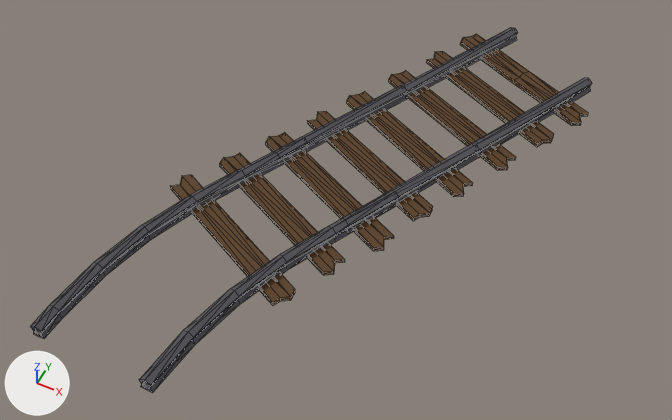
A saved change to the FBX model Game Jam/Assets/Art Assets/Jordan/SM_TrackMerge.fbx.
Rendered twice from a 50 mm lens placed at (0.798, -0.79, 1.431), pointed at (0.224, 0.358, -0.004). The lights are fixed; the arrows at lower left show +X, +Y and +Z. Mesh edges are drawn as thin lines. Where no turn or scale is listed for an object, it has been applied to the vertices. Vertices at the same position are counted once.

Before the edit, the objects in view are built like this:
```python
me_mesh = bpy.data.meshes.new('Mesh')
me_mesh.from_pydata(...)  # 324 vertices, 592 faces; spans x -0.602..0.136, y -1.176..0.056, z -0.01..0.026
me_mesh.materials.append(mat_m_assettexture)  # picture img_t_colourpallete_tga
ob_sm_trackmerge = bpy.data.objects.new('SM_TrackMerge', me_mesh)
ob_sm_trackmerge.location = (0.47, 1.001, 0.01)
```
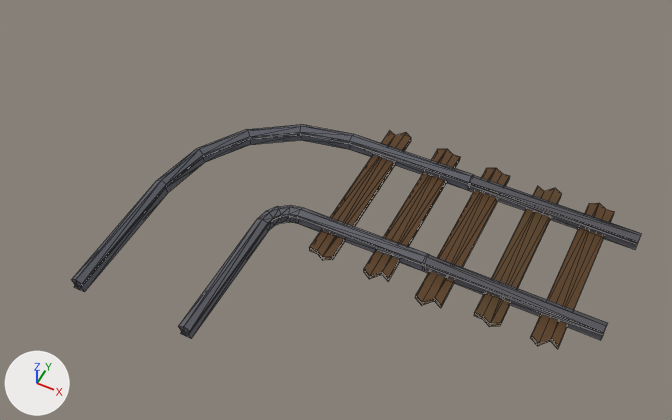
Commit message: Jordan - Changed style of track merge

Boxes (x1, y1, x2, y2) around the edits, measured in the pictures (672 x 420 px; the box of a moved part takes in the faces that stretch with it):
'SM_TrackMerge', reshaped, moved (38% shorter): before (30, 27, 592, 393); after (71, 124, 641, 349)
part 1 of me_mesh, moved or reshaped: before (426, 51, 554, 147); after (531, 203, 614, 349)
part 2 of me_mesh, moved or reshaped: before (266, 132, 394, 251); after (416, 168, 510, 308)
part 3 of me_mesh, moved or reshaped: before (389, 71, 516, 171); after (474, 186, 562, 327)
part 4 of me_mesh, moved or reshaped: before (473, 78, 592, 158); after (424, 254, 607, 340)
part 5 of me_mesh, moved or reshaped: before (220, 153, 345, 275); after (364, 149, 460, 281)
part 6 of me_mesh, moved or reshaped: before (170, 175, 295, 305); after (309, 131, 411, 260)
part 7 of me_mesh, moved or reshaped: before (402, 27, 518, 99); after (468, 175, 641, 250)
part 8 of me_mesh, added: after (71, 124, 472, 292)
part 9 of me_mesh, added: after (179, 205, 428, 339)
part 10 of me_mesh, deleted: before (30, 138, 308, 339)
part 11 of me_mesh, deleted: before (139, 191, 399, 393)
part 12 of me_mesh, deleted (brown): before (307, 111, 433, 221)
part 13 of me_mesh, deleted: before (273, 34, 588, 220)

The change, as a diff of the scene's bpy script:
```diff
--- a/Game Jam/Assets/Art Assets/Jordan/SM_TrackMerge.fbx.py
+++ b/Game Jam/Assets/Art Assets/Jordan/SM_TrackMerge.fbx.py
@@ me_mesh @@
 # used by ob_sm_trackmerge; location = (0.47, 1.001, 0.01)
-me_mesh.from_pydata(...)  # 324 vertices, 592 faces; spans x -0.602..0.136, y -1.176..0.056, z -0.01..0.026
+me_mesh.from_pydata(...)  # 232 vertices, 428 faces; spans x -0.416..0.52, y -0.373..0.299, z -0.018..0.018
+# me_mesh part 1: the loose piece of 16 vertices spanning x -0.263..0.09, y -0.284..-0.08, z -0.01..0.0 is turned 115.4 degrees about the z axis through its middle, then moved by (0.515, 0.274, -0.008)
+# me_mesh part 2: the loose piece of 16 vertices spanning x -0.469..-0.107, y -0.711..-0.499, z -0.01..0.0 is turned -64.2 degrees about the z axis through its middle, then moved by (0.492, 0.691, -0.008)
+# me_mesh part 3: the loose piece of 16 vertices spanning x -0.315..0.037, y -0.39..-0.186, z -0.01..0.0 is turned 115.4 degrees about the z axis through its middle, then moved by (0.457, 0.379, -0.008)
+# me_mesh part 4: the loose piece of 18 vertices spanning x -0.057..0.119, y -0.377..-0.047, z -0.005..0.026 is turned -64.6 degrees about the z axis through its middle, then moved by (0.31, 0.184, -0.008)
+# me_mesh part 5: the loose piece of 16 vertices spanning x -0.525..-0.168, y -0.808..-0.599, z -0.01..0.0 is turned -64.2 degrees about the z axis through its middle, then moved by (0.435, 0.8, -0.008)
+# me_mesh part 6: the loose piece of 16 vertices spanning x -0.581..-0.218, y -0.916..-0.702, z -0.01..0.0 is turned -64.2 degrees about the z axis through its middle, then moved by (0.371, 0.908, -0.008)
+# me_mesh part 7: the loose piece of 18 vertices spanning x -0.273..-0.097, y -0.274..0.056, z -0.005..0.026 is turned -64.6 degrees about the z axis through its middle, then moved by (0.527, 0.32, -0.008)
+# me_mesh part 8: a new loose piece of 58 vertices spanning x -0.416..0.167, y -0.373..0.224, z -0.013..0.018, in mat_m_assettexture (picture img_t_colourpallete_tga)
+# me_mesh part 9: a new loose piece of 58 vertices spanning x -0.177..0.168, y -0.372..-0.015, z -0.013..0.018, in mat_m_assettexture (picture img_t_colourpallete_tga)
+# me_mesh part 10: the loose piece of 58 vertices spanning x -0.602..-0.374, y -1.171..-0.513, z -0.005..0.026 is deleted
+# me_mesh part 11: the loose piece of 58 vertices spanning x -0.363..-0.134, y -1.176..-0.57, z -0.005..0.026 is deleted
+# me_mesh part 12: the loose piece of 16 vertices spanning x -0.417..-0.066, y -0.603..-0.397, z -0.01..0.0 is deleted
+# me_mesh part 13
+# 76 vertices are removed from x -0.428..0.136, y -0.696..0.02, z -0.01..0.026
+# 136 faces are deleted
 me_mesh.materials.append(mat_m_assettexture)
@@ ob_sm_trackmerge @@
 ob_sm_trackmerge = bpy.data.objects.new('SM_TrackMerge', me_mesh)
-ob_sm_trackmerge.location = (0.47, 1.001, 0.01)
+ob_sm_trackmerge.location = (0.284, 0.323, 0.018)
```
